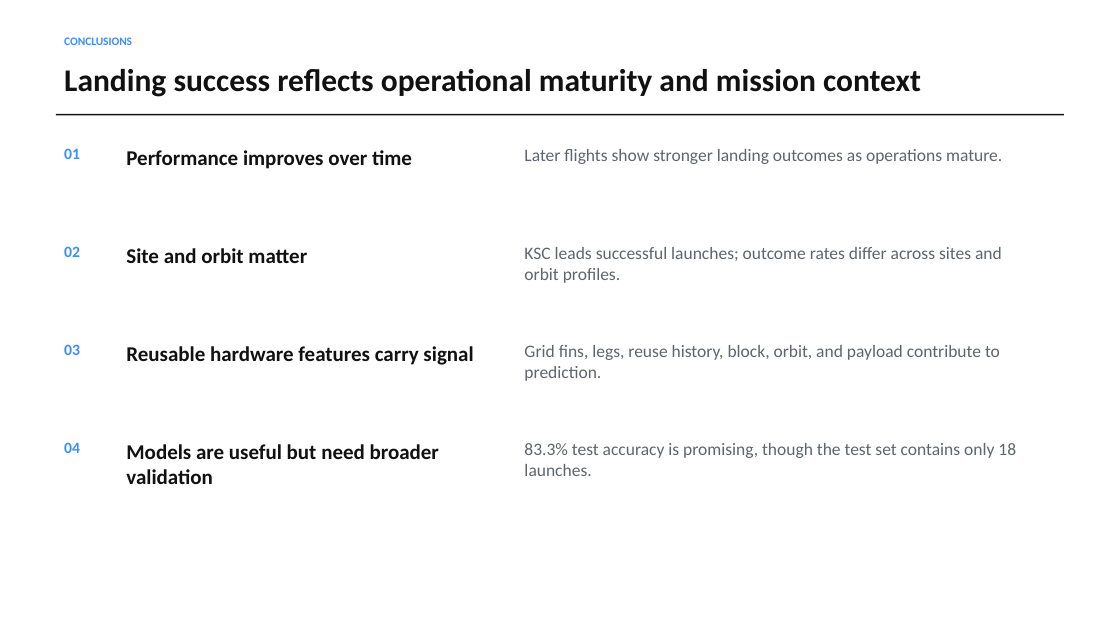
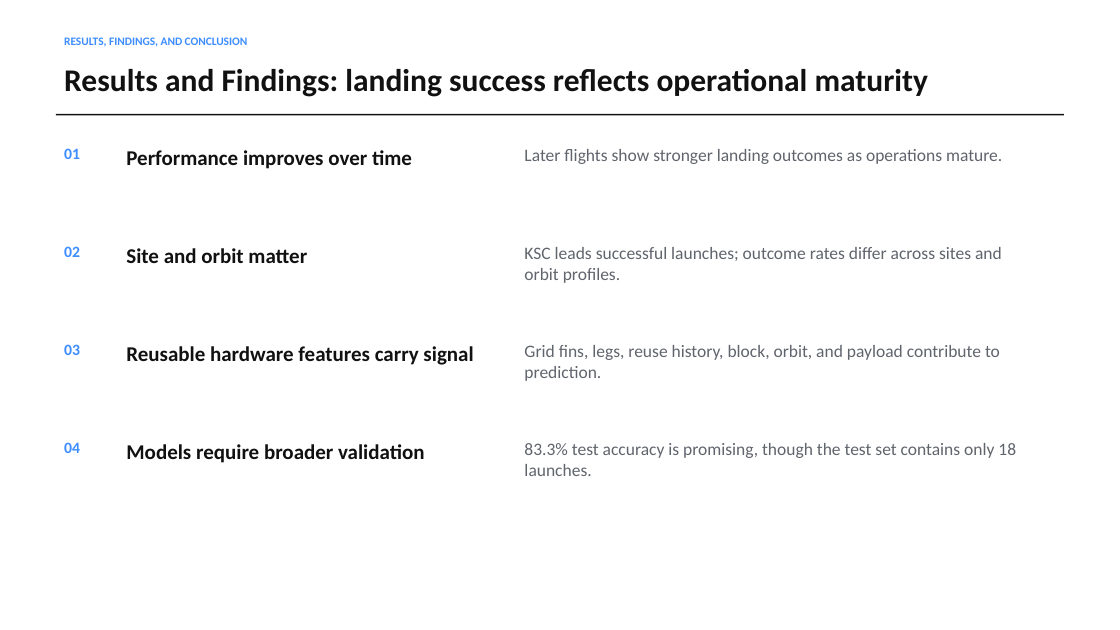
Before and after one commit to TristinWen/spacex-falcon9-landing-prediction, a slide deck: slide 15 of final-deliverables/SpaceX_Falcon9_Final_Presentation.pptx (slide 12 before the commit). Drawn at 1120x630 pixels with LibreOffice and Linux fonts; fonts in the diff are those of the drawing. Boxes give left, top, right and bottom in pixels: in the first picture for what was removed or moved away, otherwise in the second. Text is boxed around its words. In the diff, an @@ line names an element or a change of style, - is before the commit and + after.

```diff
--- a/final-deliverables/SpaceX_Falcon9_Final_Presentation.pptx
+++ b/final-deliverables/SpaceX_Falcon9_Final_Presentation.pptx
@@ text at [64,37,248,47]: text changed @@
-CONCLUSIONS
+RESULTS, FINDINGS, AND CONCLUSION
@@ text at [64,69,928,97]: text changed @@
-Landing success reflects operational maturity and mission context
+Results and Findings: landing success reflects operational maturity
@@ text at [126,444,424,463]: text changed @@
-Models are useful but need broader validation
+Models require broader validation
```
Also in this commit, not shown: 5 other slides changed, 7 slides added, 3 slides removed, 1 other file.
